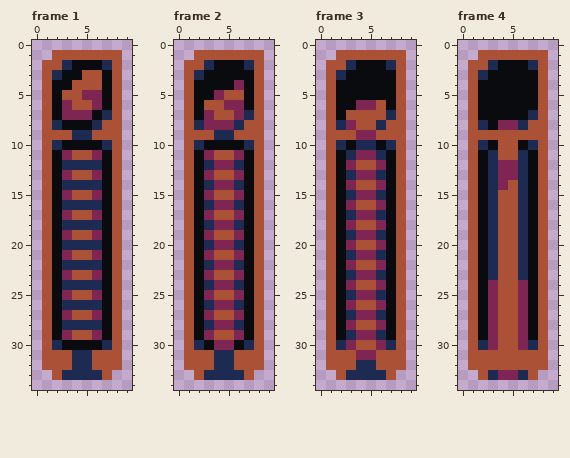
Animated GIF sprite -- Resources/mario_fudido_hud_death.gif. Above is the file before it was changed.
The file is 10x35 pixels, 9 frames. Shown: frame 1, frame 2, frame 3, frame 4. The commit also changed other frames, which this record leaves out.
After the commit:
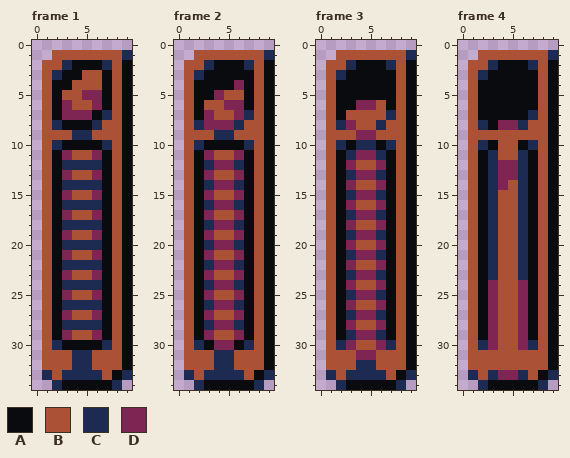
Palette (. is transparent): A #0a0b0f  B #ab5236  C #1d2b53  D #7e2553
From the commit log: life hud with border
Diff:
--- frame 1
@@ x 0..9 @@
  0 ..........
- 1 ..BBBBBBB.
- 2 .BBCAAACB.
- 3 .BCAABBAB.
- 4 .BAABBBAB.
- 5 .BABBDDAB.
- 6 .BADBBDAB.
- 7 .BADDDACB.
- 8 .BCAAACBB.
- 9 .BBBCCBBB.
-10 .BCAAAACB.
-11 .BADBBDAB.
-12 .BACCCCAB.
-13 .BADBBDAB.
-14 .BACCCCAB.
-15 .BADBBDAB.
-16 .BACCCCAB.
-17 .BADBBDAB.
-18 .BACCCCAB.
-19 .BADBBDAB.
-20 .BACCCCAB.
-21 .BADBBDAB.
-22 .BACCCCAB.
-23 .BADBBDAB.
-24 .BACCCCAB.
-25 .BADBBDAB.
-26 .BACCCCAB.
-27 .BADBBDAB.
-28 .BACCCCAB.
-29 .BADBBDAB.
-30 .BCAAAACB.
-31 .BBBCCBBB.
-32 .BBBCCBBB.
-33 ..BCCCCB..
-34 ..........
+ 1 ..BBBBBBBC
+ 2 .BBCAAACBA
+ 3 .BCAABBABA
+ 4 .BAABBBABA
+ 5 .BABBDDABA
+ 6 .BADBBDABA
+ 7 .BADDDACBA
+ 8 .BCAAACBBA
+ 9 .BBBCCBBBA
+10 .BCAAAACBA
+11 .BADBBDABA
+12 .BACCCCABA
+13 .BADBBDABA
+14 .BACCCCABA
+15 .BADBBDABA
+16 .BACCCCABA
+17 .BADBBDABA
+18 .BACCCCABA
+19 .BADBBDABA
+20 .BACCCCABA
+21 .BADBBDABA
+22 .BACCCCABA
+23 .BADBBDABA
+24 .BACCCCABA
+25 .BADBBDABA
+26 .BACCCCABA
+27 .BADBBDABA
+28 .BACCCCABA
+29 .BADBBDABA
+30 .BCAAAACBA
+31 .BBBCCBBBA
+32 .BBBCCBBBA
+33 .CBCCCCBAC
+34 ..CAAAAAC.
--- frame 2
@@ x 0..9 @@
  0 ..........
- 1 ..BBBBBBB.
- 2 .BBCAAACB.
- 3 .BCAAAAAB.
- 4 .BAAAADAB.
- 5 .BAADBBAB.
- 6 .BABBDDAB.
- 7 .BADBBDCB.
- 8 .BCDDDCBB.
- 9 .BBBCCBBB.
-10 .BCAAAACB.
-11 .BADBBDAB.
-12 .BACDDCAB.
-13 .BADBBDAB.
-14 .BACDDCAB.
-15 .BADBBDAB.
-16 .BACDDCAB.
-17 .BADBBDAB.
-18 .BACDDCAB.
-19 .BADBBDAB.
-20 .BACDDCAB.
-21 .BADBBDAB.
-22 .BACDDCAB.
-23 .BADBBDAB.
-24 .BACDDCAB.
-25 .BADBBDAB.
-26 .BACDDCAB.
-27 .BADBBDAB.
-28 .BACDDCAB.
-29 .BADBBDAB.
-30 .BCADDACB.
-31 .BBBCCBBB.
-32 .BBBCCBBB.
-33 ..BCCCCB..
-34 ..........
+ 1 ..BBBBBBBC
+ 2 .BBCAAACBA
+ 3 .BCAAAAABA
+ 4 .BAAAADABA
+ 5 .BAADBBABA
+ 6 .BABBDDABA
+ 7 .BADBBDCBA
+ 8 .BCDDDCBBA
+ 9 .BBBCCBBBA
+10 .BCAAAACBA
+11 .BADBBDABA
+12 .BACDDCABA
+13 .BADBBDABA
+14 .BACDDCABA
+15 .BADBBDABA
+16 .BACDDCABA
+17 .BADBBDABA
+18 .BACDDCABA
+19 .BADBBDABA
+20 .BACDDCABA
+21 .BADBBDABA
+22 .BACDDCABA
+23 .BADBBDABA
+24 .BACDDCABA
+25 .BADBBDABA
+26 .BACDDCABA
+27 .BADBBDABA
+28 .BACDDCABA
+29 .BADBBDABA
+30 .BCADDACBA
+31 .BBBCCBBBA
+32 .BBBCCBBBA
+33 .CBCCCCBAC
+34 ..CAAAAAC.
--- frame 3
@@ x 0..9 @@
  0 ..........
- 1 ..BBBBBBB.
- 2 .BBCAAACB.
- 3 .BCAAAAAB.
- 4 .BAAAAAAB.
- 5 .BAAAAAAB.
- 6 .BAADDBAB.
- 7 .BABBBBCB.
- 8 .BCDBBCBB.
- 9 .BBBDDBBB.
-10 .BCACCACB.
-11 .BACDDCAB.
-12 .BADBBDAB.
-13 .BACDDCAB.
-14 .BADBBDAB.
-15 .BACDDCAB.
-16 .BADBBDAB.
-17 .BACDDCAB.
-18 .BADBBDAB.
-19 .BACDDCAB.
-20 .BADBBDAB.
-21 .BACDDCAB.
-22 .BADBBDAB.
-23 .BACDDCAB.
-24 .BADBBDAB.
-25 .BACDDCAB.
-26 .BADBBDAB.
-27 .BACDDCAB.
-28 .BADBBDAB.
-29 .BACDDCAB.
-30 .BCDBBDCB.
-31 .BBBDDBBB.
-32 .BBBCCBBB.
-33 ..BCCCCB..
-34 ..........
+ 1 ..BBBBBBBC
+ 2 .BBCAAACBA
+ 3 .BCAAAAABA
+ 4 .BAAAAAABA
+ 5 .BAAAAAABA
+ 6 .BAADDBABA
+ 7 .BABBBBCBA
+ 8 .BCDBBCBBA
+ 9 .BBBDDBBBA
+10 .BCACCACBA
+11 .BACDDCABA
+12 .BADBBDABA
+13 .BACDDCABA
+14 .BADBBDABA
+15 .BACDDCABA
+16 .BADBBDABA
+17 .BACDDCABA
+18 .BADBBDABA
+19 .BACDDCABA
+20 .BADBBDABA
+21 .BACDDCABA
+22 .BADBBDABA
+23 .BACDDCABA
+24 .BADBBDABA
+25 .BACDDCABA
+26 .BADBBDABA
+27 .BACDDCABA
+28 .BADBBDABA
+29 .BACDDCABA
+30 .BCDBBDCBA
+31 .BBBDDBBBA
+32 .BBBCCBBBA
+33 .CBCCCCBAC
+34 ..CAAAAAC.
--- frame 4
@@ x 0..9 @@
  0 ..........
- 1 ..BBBBBBB.
- 2 .BBCAAACB.
- 3 .BCAAAAAB.
- 4 .BAAAAAAB.
- 5 .BAAAAAAB.
- 6 .BAAAAAAB.
- 7 .BAAAAACB.
- 8 .BCADDCBB.
- 9 .BBBBBBBB.
-10 .BCABBACB.
-11 .BACBBCAB.
-12 .BACDDCAB.
-13 .BACDDCAB.
-14 .BACDBCAB.
-15 .BACBBCAB.
-16 .BACBBCAB.
-17 .BACBBCAB.
-18 .BACBBCAB.
-19 .BACBBCAB.
-20 .BACBBCAB.
-21 .BACBBCAB.
-22 .BACBBCAB.
-23 .BACBBCAB.
-24 .BADBBDAB.
-25 .BADBBDAB.
-26 .BADBBDAB.
-27 .BADBBDAB.
-28 .BADBBDAB.
-29 .BADBBDAB.
-30 .BCDBBDCB.
-31 .BBBBBBBB.
-32 .BBBBBBBB.
-33 ..BCDDCB..
-34 ..........
+ 1 ..BBBBBBBC
+ 2 .BBCAAACBA
+ 3 .BCAAAAABA
+ 4 .BAAAAAABA
+ 5 .BAAAAAABA
+ 6 .BAAAAAABA
+ 7 .BAAAAACBA
+ 8 .BCADDCBBA
+ 9 .BBBBBBBBA
+10 .BCABBACBA
+11 .BACBBCABA
+12 .BACDDCABA
+13 .BACDDCABA
+14 .BACDBCABA
+15 .BACBBCABA
+16 .BACBBCABA
+17 .BACBBCABA
+18 .BACBBCABA
+19 .BACBBCABA
+20 .BACBBCABA
+21 .BACBBCABA
+22 .BACBBCABA
+23 .BACBBCABA
+24 .BADBBDABA
+25 .BADBBDABA
+26 .BADBBDABA
+27 .BADBBDABA
+28 .BADBBDABA
+29 .BADBBDABA
+30 .BCDBBDCBA
+31 .BBBBBBBBA
+32 .BBBBBBBBA
+33 .CBCDDCBAC
+34 ..CAAAAAC.
